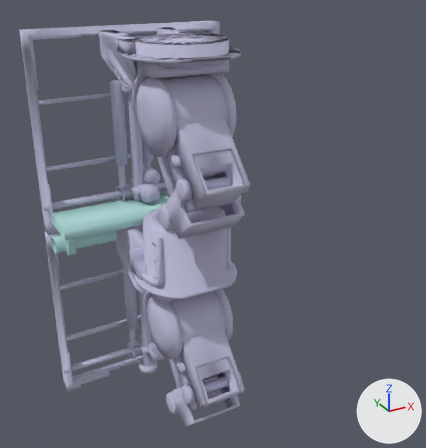
A saved change to the Blender file models/half_panel/arm_2panel_left.blend.
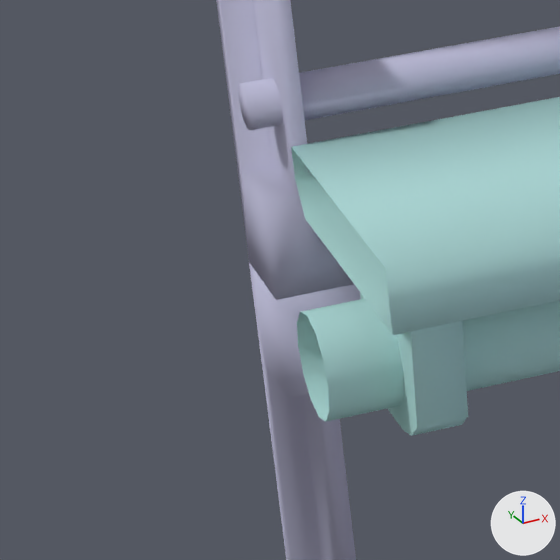
The first picture shows the older version from a 50 mm lens placed at (-100.8, -185.9, 80.7), pointed at (-15.8, -31.5, 3.4). The close-ups show both versions on the part from 2% to 21% of the width and 43% to 61% of the height of that picture; other places that the commit changed are outside them. The lights are fixed; the arrows at lower right show +X, +Y and +Z.

The older version as bpy lines, for what is in view:
```python
me_arm_2panel_reference = bpy.data.meshes.new('arm_2panel_reference')
me_arm_2panel_reference.from_pydata(...)  # 5331 vertices, 9241 faces, 1 loose edge; spans x -63.5..38.8, y -67.8..-2.1, z -63.5..63.5
me_arm_2panel_reference.polygons.foreach_set('use_smooth', [True] * 9241)
# faces by material slot: [9154, 87]
me_arm_2panel_reference.materials.append(mat_arm_64x64)  # light grey #c0bfd9
me_arm_2panel_reference.materials.append(mat_arm64x64_rail)  # cyan #b5e1df
ob_arm_2panel_reference = bpy.data.objects.new('arm_2panel_reference', me_arm_2panel_reference)
ob_arm_2panel_reference.location = (0.0, 0.0, 0.0)
```
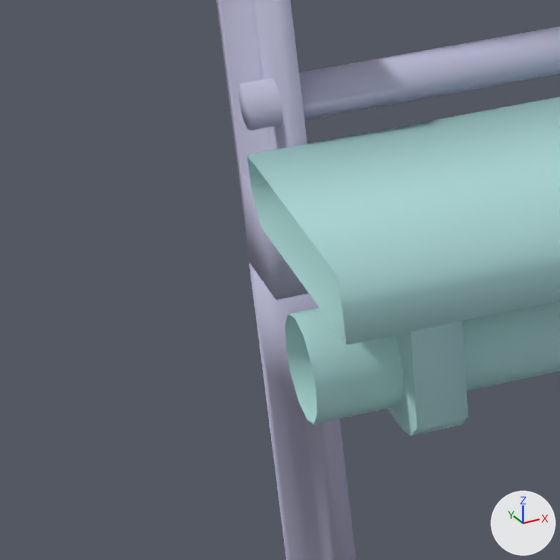
Where the change shows, as pixel boxes (x1, y1, x2, y2) in the close-ups (560 x 560 px; the box of a moved part takes in the faces that stretch with it):
part 1 of me_arm_2panel_reference, moved or reshaped: before (291, 146, 407, 422); after (247, 146, 407, 424)

Patch to the scene script:
```diff
--- a/models/half_panel/arm_2panel_left.blend.py
+++ b/models/half_panel/arm_2panel_left.blend.py
@@ me_arm_2panel_reference @@
 # used by ob_arm_2panel_reference; location = (0.0, 0.0, 0.0)
-me_arm_2panel_reference.from_pydata(...)  # 5331 vertices, 9241 faces, 1 loose edge; spans x -63.5..38.8, y -67.8..-2.1, z -63.5..63.5
+me_arm_2panel_reference.from_pydata(...)  # 5284 vertices, 9209 faces; spans x -64.0..38.8, y -67.8..-2.1, z -63.5..63.5
+# me_arm_2panel_reference part 1
+# 12 vertices in x -63.4, y -15.8..-10.5, z -3.6..1.6 move by (-0.6, 0.0, 0.0)
+# 6 vertices in x -61.9, y -22.9..-7.2, z 4.3..7.6 move by (-2.1, 0.0, 0.0)
 me_arm_2panel_reference.materials.append(mat_arm_64x64)
```
